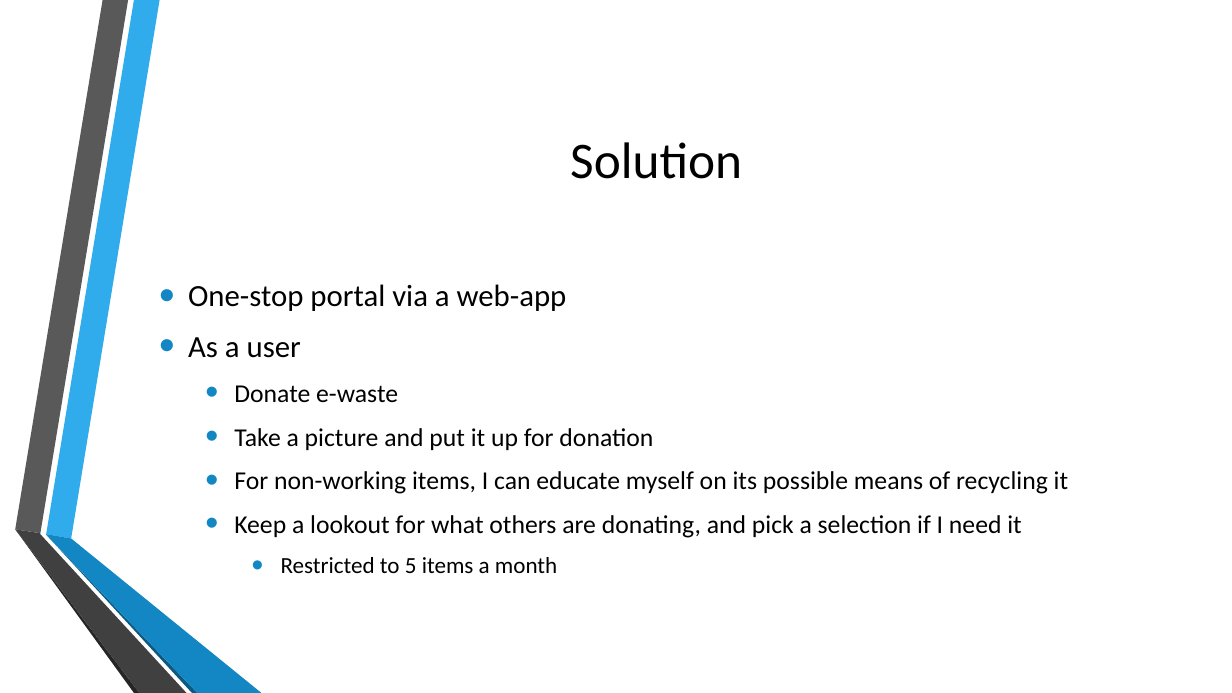
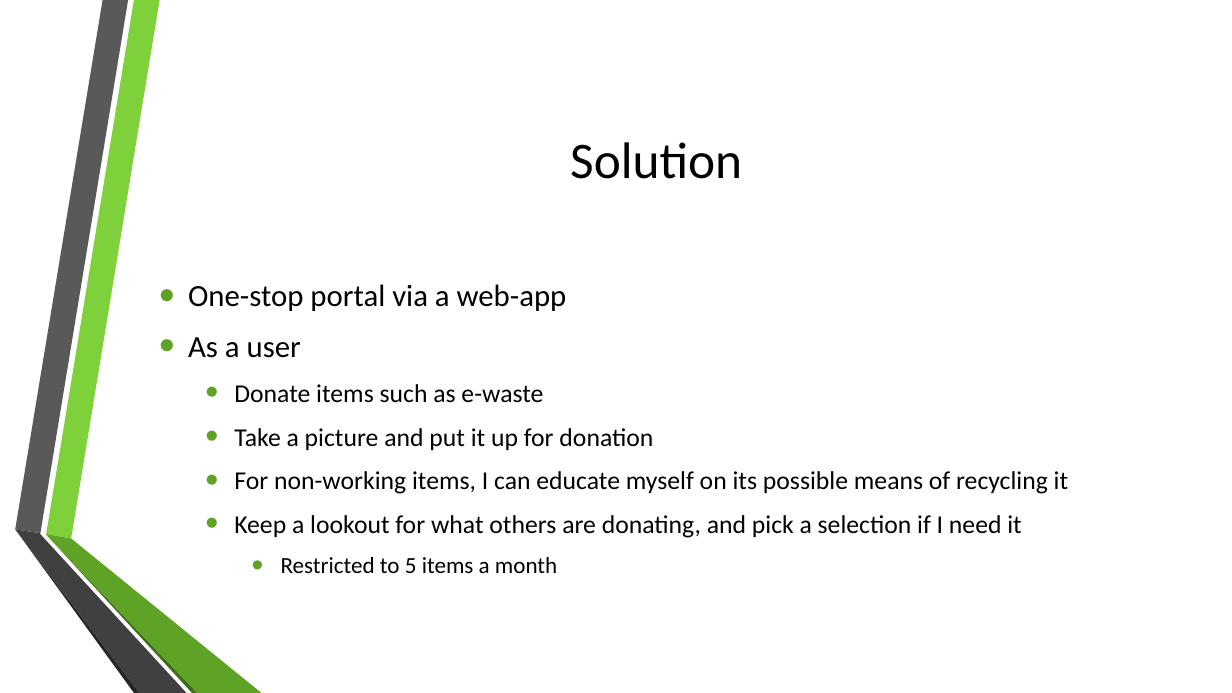
Before and after one commit to harishv7/thegreenlist, a slide deck: slide 3 of Greenlist.pptx. Drawn at 1232x693 pixels with LibreOffice and Linux fonts; fonts in the diff are those of the drawing; background and template pictures are left out. Boxes give left, top, right and bottom in pixels: in the first picture for what was removed or moved away, otherwise in the second. Text is boxed around its words. In the diff, an @@ line names an element or a change of style, - is before the commit and + after.

```diff
--- a/Greenlist.pptx
+++ b/Greenlist.pptx
@@ freeform shape at bbox=[46, 0, 160, 539]: fill #30ACEC to #7FD13B @@
@@ text at bbox=[188, 284, 1068, 573]: bullet colour #1287C3 to #5FA326 @@
@@ text at bbox=[234, 384, 543, 403]: text changed @@
-  • Donate e-waste
+  • Donate items such as e-waste
@@ freeform shape at bbox=[46, 535, 198, 693]: fill #0C5A82 to #3F6D19 @@
@@ freeform shape at bbox=[46, 534, 262, 693]: fill #1287C3 to #5FA326 @@
```
Also in this commit, not shown: 7 other slides changed, 1 other file.
